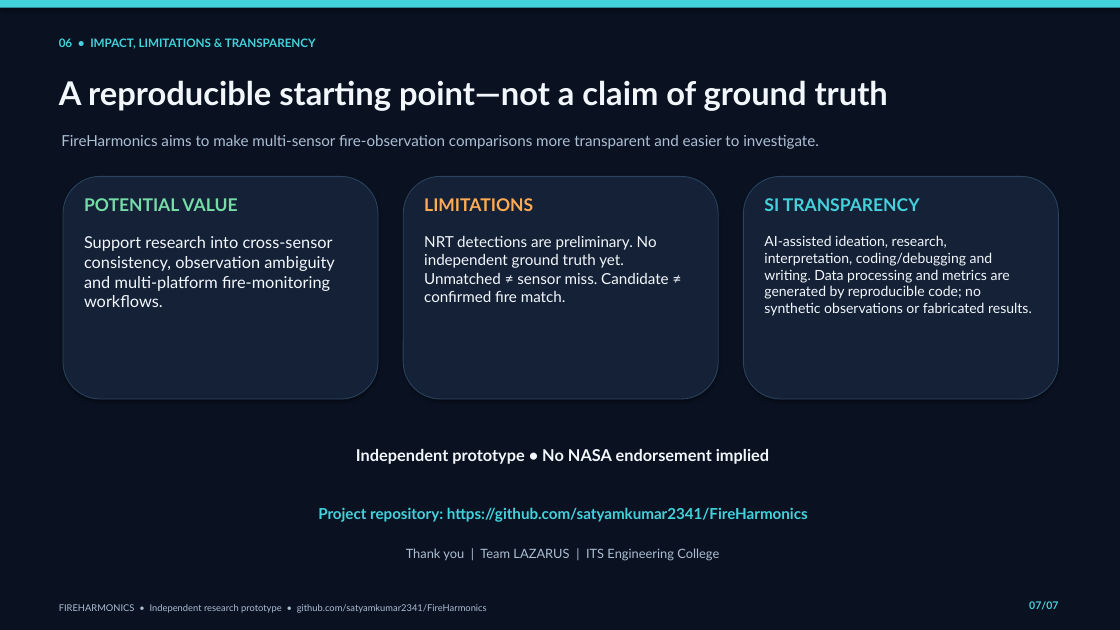
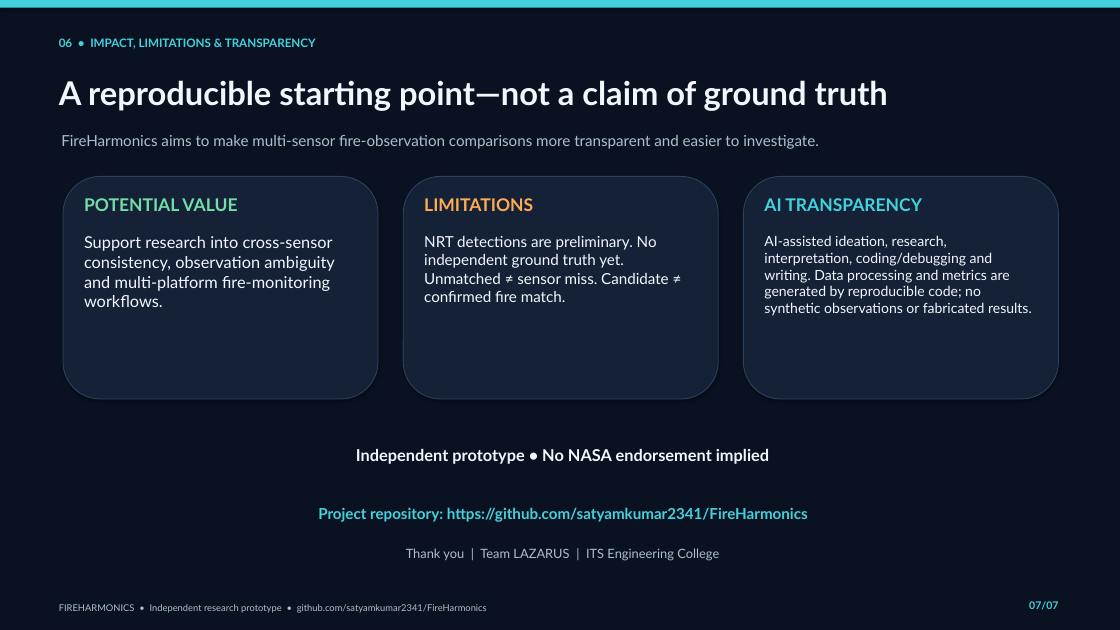
Before and after one commit to satyamkumar2341/FireHarmonics, a slide deck: slide 7 of FireHarmonics_Project_Demo.pptx. Drawn at 1120x630 pixels with LibreOffice and Linux fonts; fonts in the diff are those of the drawing. Boxes give left, top, right and bottom in pixels: in the first picture for what was removed or moved away, otherwise in the second. Text is boxed around its words. In the diff, an @@ line names an element or a change of style, - is before the commit and + after.

Commit message:
Finalize submission documentation and presentation

```diff
--- a/FireHarmonics_Project_Demo.pptx
+++ b/FireHarmonics_Project_Demo.pptx
@@ text at box(764, 198, 922, 211): text changed @@
-SI TRANSPARENCY
+AI TRANSPARENCY
```
Also in this commit, not shown: 1 other file.
